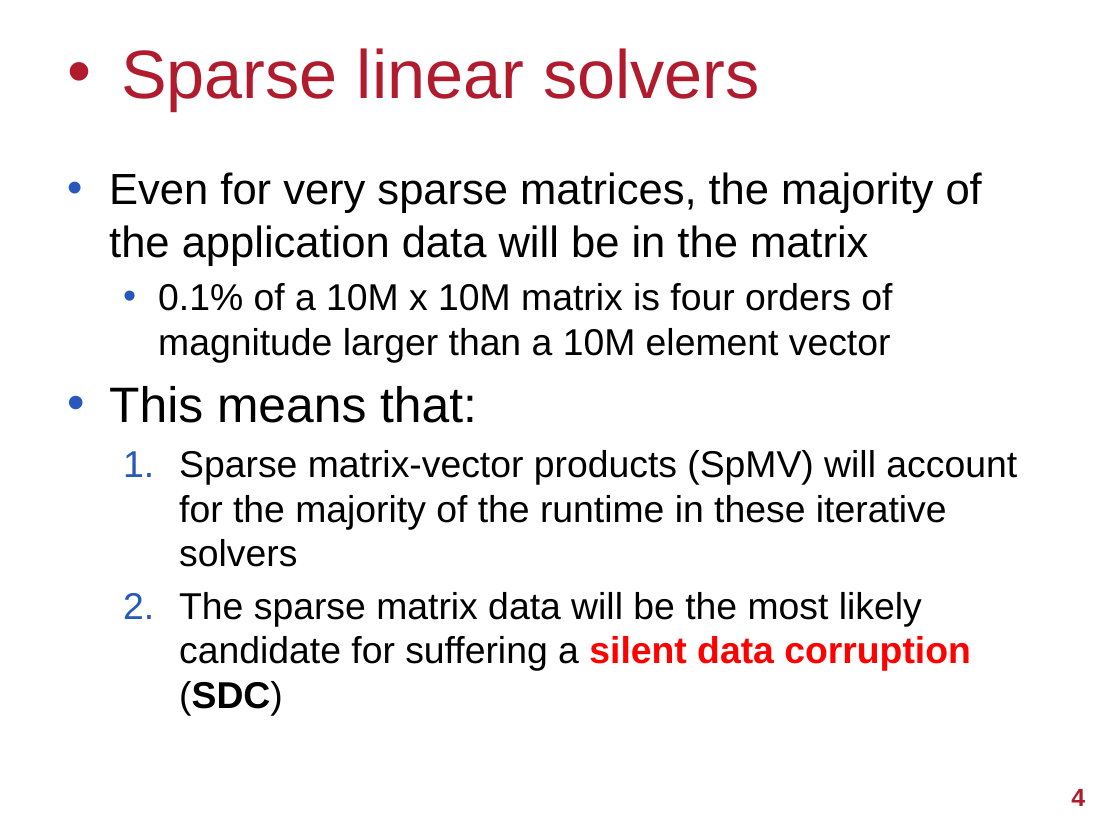
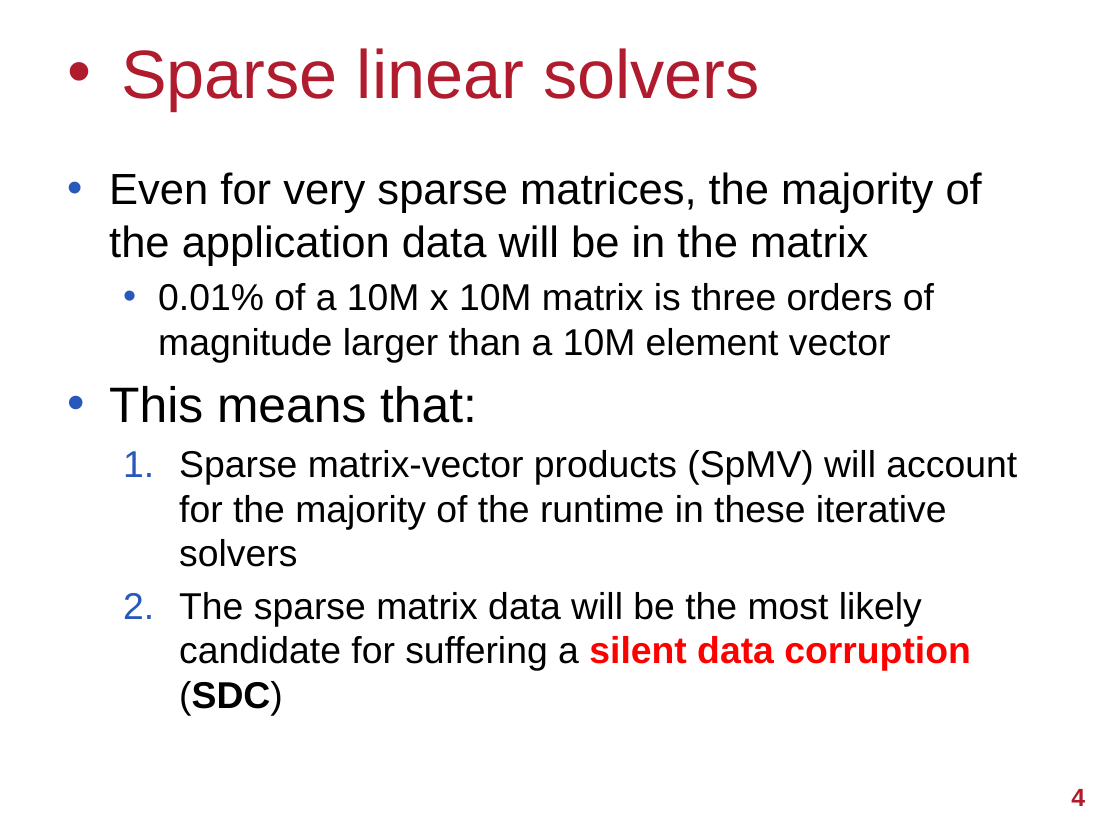
Before and after one commit to UoB-HPC/abft-training, a slide deck: slide 4 of abft-training.pptx. Drawn at 1120x840 pixels with LibreOffice and Linux fonts; fonts in the diff are those of the drawing; background and template pictures are left out. Boxes give left, top, right and bottom in pixels: in the first picture for what was removed or moved away, otherwise in the second. Text is boxed around its words. In the diff, an @@ line names an element or a change of style, - is before the commit and + after.

```diff
--- a/abft-training.pptx
+++ b/abft-training.pptx
@@ text at box(158, 283, 934, 363): text changed @@
-  • 0.1% of a 10M x 10M matrix is four orders of magnitude larger than a 10M element vector
+  • 0.01% of a 10M x 10M matrix is three orders of magnitude larger than a 10M element vector
```
Also in this commit, not shown: 6 other slides changed, 2 slides added, 1 other file.
